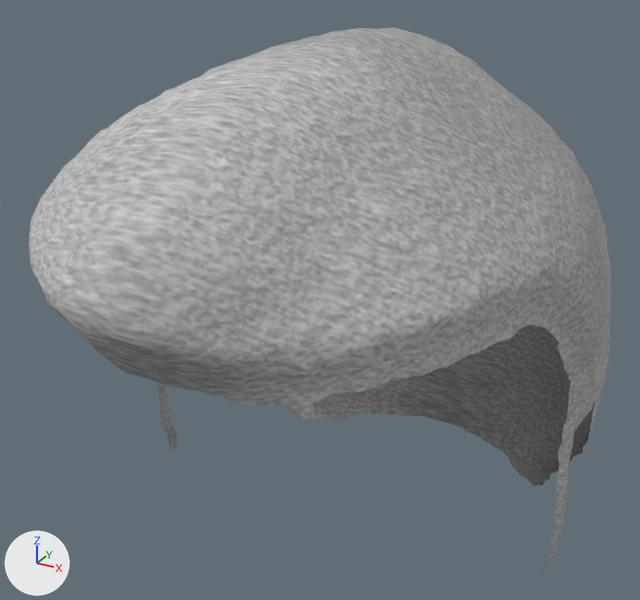
One commit to the glTF model godot/assets/characters/look/hair/hair_sidepart.glb: the scene before it, then after it.
Rendered twice from a 50 mm camera at (0.12, -0.247, 1.802) aimed at (-0.013, -0.005, 1.681). Lighting does not change. The marker at lower left points along +X, +Y and +Z. The older version comes first. Objects named as collision shapes, trigger or cutter boxes, shadow casters or lower levels of detail are left out. Vertices at exactly the same position are counted once.

Before the edit, the objects in view are built like this:
```python
mat_hair_sidepart = bpy.data.materials.new('hair_sidepart')
mat_hair_sidepart.use_nodes = True; mat_hair_sidepart.node_tree.nodes.clear()
_N = mat_hair_sidepart.node_tree.nodes; _L = mat_hair_sidepart.node_tree.links
n0 = _N.new('ShaderNodeBsdfPrincipled'); n0.name = 'Principled BSDF'
n0.inputs[2].default_value = 0.85  # 'Roughness'
n1 = _N.new('ShaderNodeOutputMaterial'); n1.name = 'Material Output'
n2 = _N.new('ShaderNodeTexImage'); n2.name = 'Image Texture'
n2.image = img_hair_sidepart
n3 = _N.new('ShaderNodeNormalMap'); n3.name = 'Normal Map'
n3.uv_map = 'UVMap'
n4 = _N.new('ShaderNodeTexImage'); n4.name = 'Image Texture.001'
n4.image = img_hair_sidepart_normal
_L.new(n0.outputs[0], n1.inputs[0])  # 'BSDF' to 'Surface'
_L.new(n2.outputs[0], n0.inputs[0])  # 'Color' to 'Base Color'
_L.new(n3.outputs[0], n0.inputs[5])  # 'Normal' to 'Normal'
_L.new(n4.outputs[0], n3.inputs[1])  # 'Color' to 'Color'
me_hair_lod0_002 = bpy.data.meshes.new('hair_lod0.002')
me_hair_lod0_002.from_pydata(...)  # 2126 vertices, 4000 faces; spans x -0.085..0.081, y -0.112..0.111, z 1.588..1.769
me_hair_lod0_002.materials.append(mat_hair_sidepart)
ob_hair_lod0 = bpy.data.objects.new('hair_lod0', me_hair_lod0_002)
ob_hair_lod0.location = (0.0, 0.0, 0.0)
```
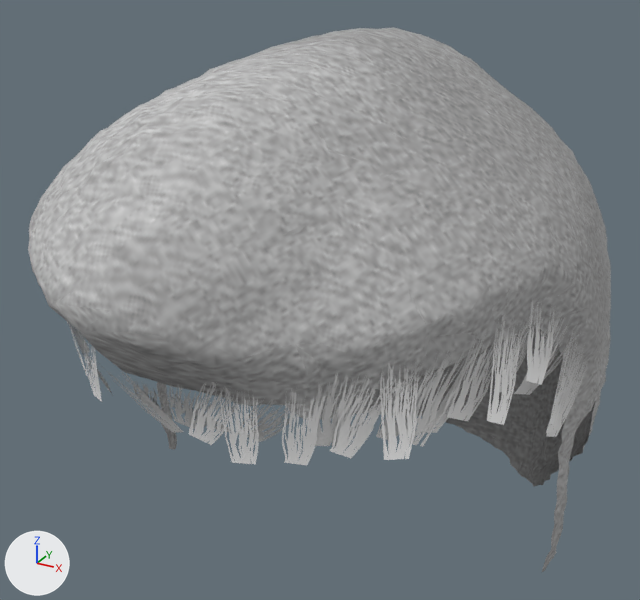
Where the change shows, as pixel boxes [x1, y1, x2, y2] in the pictures (640 x 600 px; the box of a moved part takes in the faces that stretch with it):
```json
{"object": "hair_lod0", "change": "reshaped", "before": [29, 27, 611, 573], "after": [28, 27, 611, 573]}
{"object": "cards_lod0", "change": "added", "after": [67, 301, 590, 466]}
{"part": 1, "of": "me_hair_lod0_002", "change": "moved or reshaped", "before": [29, 183, 606, 459], "after": [28, 183, 606, 445]}
{"part": 2, "of": "me_hair_lod0_002", "change": "moved or reshaped", "before": [445, 384, 584, 453], "after": [445, 384, 584, 453]}
{"part": 3, "of": "me_hair_lod0_002", "change": "surface changed", "before": [37, 112, 579, 440], "after": [37, 112, 579, 440]}
```

The change, as JSON lines over the scene's bpy script:
```json
{"op": "add", "block": "img_sidepart", "code": ["img_sidepart = load_image('sidepart', '_unpacked/sidepart', 512, 512, 'sRGB')"]}
{"op": "add", "block": "img_sidepart_normal", "code": ["img_sidepart_normal = load_image('sidepart_normal', '_unpacked/sidepart_normal', 512, 512, 'Non-Color')"]}
{"op": "add", "block": "img_hair_cards_sidepart", "code": ["img_hair_cards_sidepart = load_image('hair_cards_sidepart', '_unpacked/hair_cards_sidepart', 256, 256, 'sRGB')"]}
{"block": "mat_hair_sidepart", "where": "n2 = _N.new('ShaderNodeTexImage'); n2.name = 'Image Texture'"}
{"op": "set", "path": "n2.image", "old": "img_hair_sidepart", "new": "img_sidepart"}
{"block": "mat_hair_sidepart", "where": "n4 = _N.new('ShaderNodeTexImage'); n4.name = 'Image Texture.001'"}
{"op": "set", "path": "n4.image", "old": "img_hair_sidepart_normal", "new": "img_sidepart_normal"}
{"op": "add", "block": "mat_hair_cards_sidepart", "code": ["mat_hair_cards_sidepart = bpy.data.materials.new('hair_cards_sidepart')", "# uses the picture img_hair_cards_sidepart"]}
{"block": "me_hair_lod0_002", "where": "# used by ob_hair_lod0; location = (0.0, 0.0, 0.0)"}
{"op": "remove", "block": "me_hair_lod0_002", "code": "me_hair_lod0_002.from_pydata(...)  # 2126 vertices, 4000 faces; spans x -0.085..0.081, y -0.112..0.111, z 1.588..1.769"}
{"op": "add", "block": "me_hair_lod0_002", "code": "me_hair_lod0_002.from_pydata(...)  # 2123 vertices, 4000 faces; spans x -0.085..0.081, y -0.112..0.111, z 1.588..1.769"}
{"block": "me_hair_lod0_002", "change": "me_hair_lod0_002 part 1: 25 vertices moved from x -0.085..0.08, y -0.092..0.004, z 1.657..1.722 to x -0.085..0.08, y -0.092..0.004, z 1.657..1.721; 104 vertices removed from x -0.084..0.08, y -0.099..0.008, z 1.657..1.735; 105 vertices added at x -0.083..0.08, y -0.099..0.005, z 1.658..1.733"}
{"block": "me_hair_lod0_002", "change": "me_hair_lod0_002 part 2: 4 vertices removed from x 0.015..0.069, y 0.046..0.094, z 1.601..1.624; 2 vertices added at x 0.016..0.069, y 0.048..0.092, z 1.601..1.622"}
{"block": "me_hair_lod0_002", "change": "me_hair_lod0_002 part 3: 3631 kept faces spanning x -0.085..0.081, y -0.112..0.111, z 1.588..1.769 get new texture (UV) coordinates"}
{"block": "me_hair_lod0_002", "change": "other edits to the shape of me_hair_lod0_002 do not show in these pictures"}
{"op": "add", "block": "me_cards_lod0_001", "code": ["me_cards_lod0_001 = bpy.data.meshes.new('cards_lod0.001')", "me_cards_lod0_001.from_pydata(...)  # 258 vertices, 172 faces; spans x -0.082..0.081, y -0.108..-0.013, z 1.664..1.717", "me_cards_lod0_001.materials.append(mat_hair_cards_sidepart)"]}
{"op": "add", "block": "ob_cards_lod0", "code": ["ob_cards_lod0 = bpy.data.objects.new('cards_lod0', me_cards_lod0_001)", "ob_cards_lod0.location = (0.0, 0.0, 0.0)"]}
```
